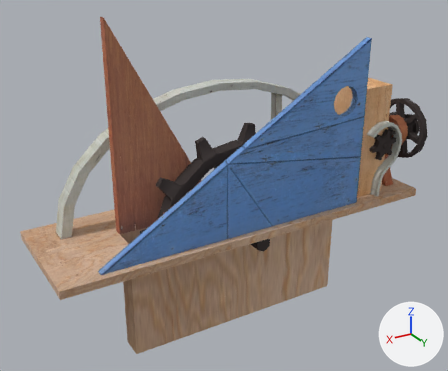
Two versions of the Blender file Modelli_Finali/Est/IngranaggiConBase.blend, one commit apart.
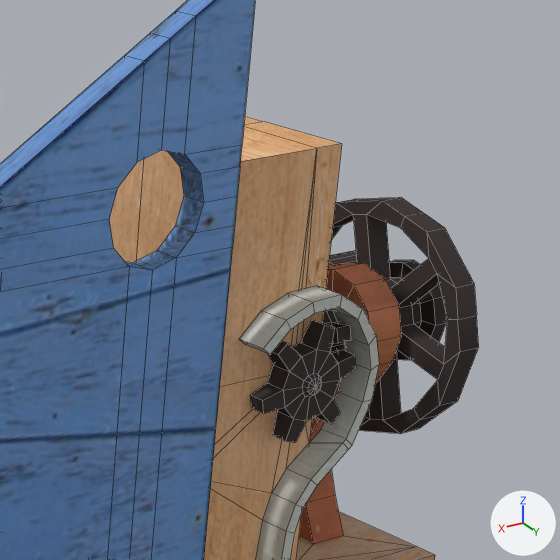
Each version is shown whole from a 50 mm lens placed at (3.59, 5.42, 3.26), pointed at (0.09, -0.41, 0.35), then close up on the part from 68% to 100% of the width and 13% to 51% of the height. Every picture has the same lights, and +X, +Y and +Z are marked at lower right. The close-ups show mesh edges as thin lines.

Names of what the first close-up shows: 'BaseIngranaggi', 'IngranaggioSciolto', 'Leva', 'Ruota'.
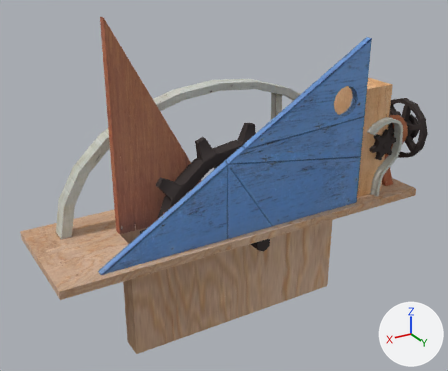
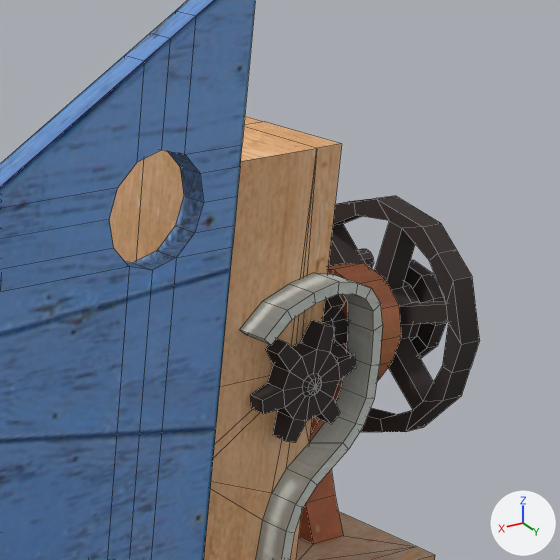
Changed parts and their boxes [x1, y1, x2, y2] in the close-ups (560 x 560 px):
'Ruota', turned: before [322, 197, 479, 434]; after [322, 196, 480, 432]
part 1 of me_cube_007, built on: before [239, 309, 379, 449]; after [240, 273, 383, 449]
part 2 of me_cube_007, surface changed: before [261, 286, 363, 329]; after [315, 273, 381, 311]

Patch to the scene script:
```diff
--- a/Modelli_Finali/Est/IngranaggiConBase.blend.py
+++ b/Modelli_Finali/Est/IngranaggiConBase.blend.py
@@ me_cube_007 @@
 # used by ob_baseingranaggi; location = (0.0, -0.349, -0.047)
-me_cube_007.from_pydata(...)  # 466 vertices, 483 faces; spans x -2.35..2.35, y -0.71..0.71, z -1.36..2.43
+me_cube_007.from_pydata(...)  # 474 vertices, 491 faces; spans x -2.35..2.35, y -0.71..0.71, z -1.36..2.43
+# me_cube_007 part 1
+# 4 faces are deleted
+# 4 vertices in x -2.06..-2.02, y 0.53..0.63, z 0.66 move by (-0.01, 0.0, 0.01)
+# 4 vertices in x -1.6..-1.57, y 0.53..0.63, z 0.9..0.92 move by (0.0, 0.0, 0.03)
+# 26 vertices move from x -2.04..-1.65, y 0.53..0.63, z 0.52..1.04 to x -2.07..-1.86, y 0.53..0.63, z 0.58..1.09
+# 8 vertices are added at x -1.77..-1.65, y 0.53..0.63, z 0.99..1.07
+# 12 new faces join them
+# me_cube_007 part 2: 17 kept faces spanning x -2.07..-1.86, y 0.53..0.63, z 0.46..1.09 get new texture (UV) coordinates
 me_cube_007.materials.append(mat_material_base)
@@ ob_ruota @@
 ob_ruota.location = (-2.201, 0.045, 0.789)
+ob_ruota.rotation_euler = (2.679, 0.0, 0.0)  # degrees (153, 0, 0)
```
